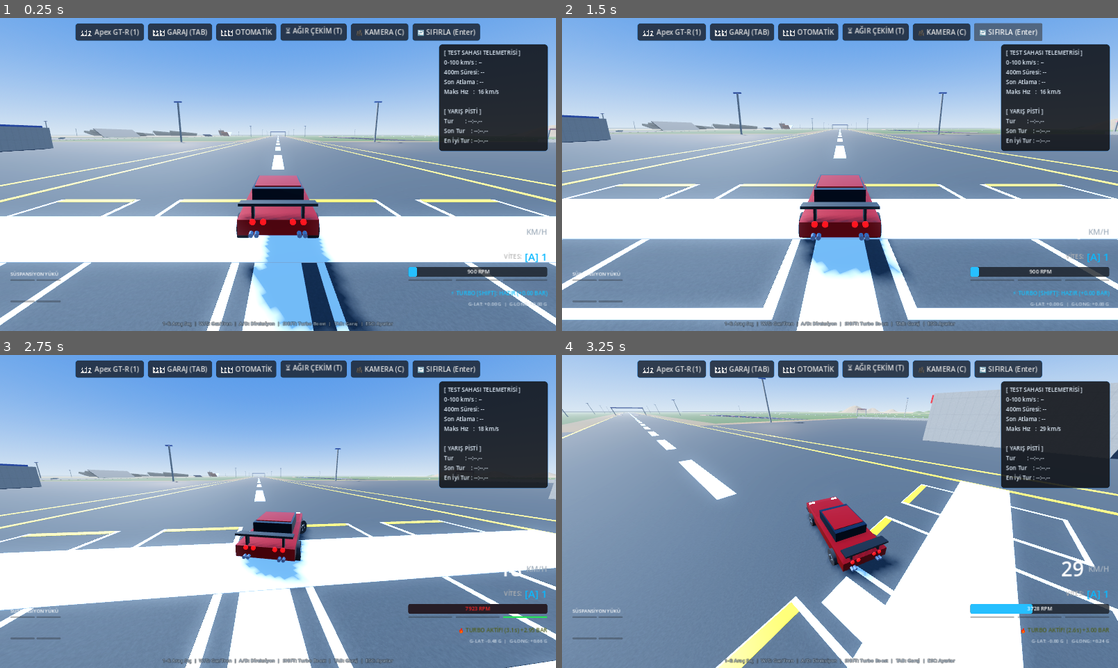
Above: before the commit, frames 1-4 (two rows, left to right).
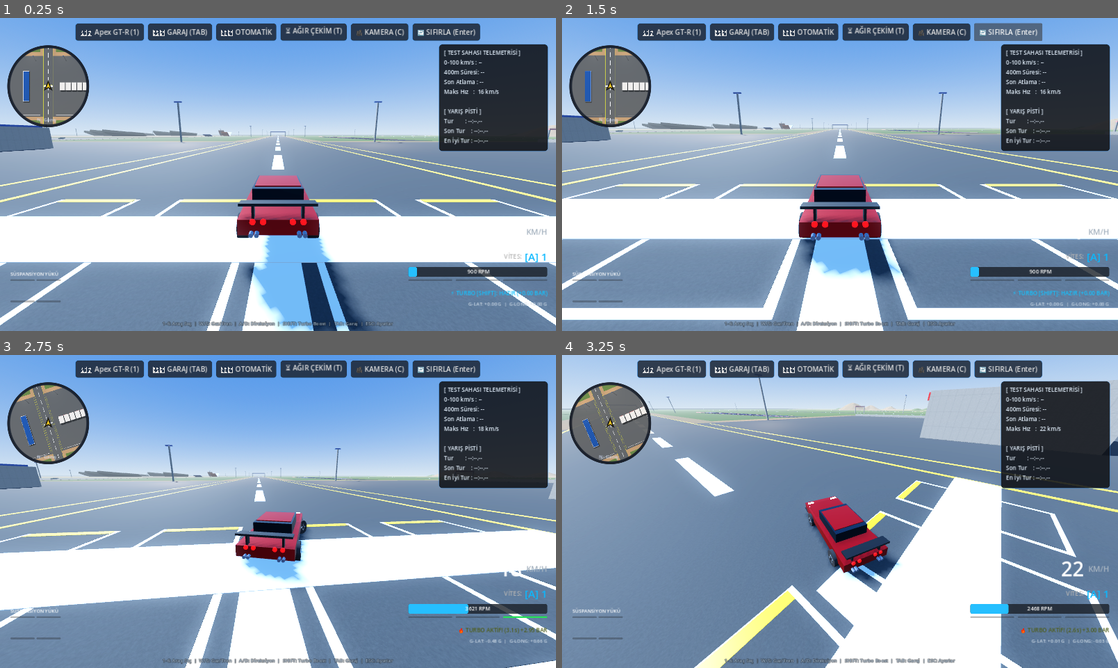
Above: after the commit, the same moments.

Repository: Pigasor/gearshift-proving-grounds
Game: Godot game, scene res://scenes/main.tscn
Two runs of this game, one before a commit and one after it. Both use one fixed random seed, a clock stepped at 60 frames per second and the inputs below.
Inputs (mouse positions are in pixels of both pictures, inside the frame that each line leads up to):
- Up to frame 1 (0.25 s): no input
- Up to frame 2 (1.5 s): click "🔄 SIFIRLA (Enter)" at 0.5 s; click "🔄 SIFIRLA (Enter)" at 1.25 s
- Up to frame 3 (2.75 s): tap Enter (reset_car) at 2 s; move the mouse to (400, 495) at 2.02 s; hold D (steer_right) from 2.03 s (still down); hold W (throttle) from 2.03 s (still down); click (400, 495) at 2.17 s; tap Shift (turbo) at 2.3 s
- Up to frame 4 (3.25 s): release D (steer_right) at 2.75 s; release W (throttle) at 2.75 s; drag from (728, 527) to (812, 574) at 2.77 s

The runs differ from the first frame. In frame 1, 3.2% of the frame differs, in the area x 1-26%, y 8-39%; in frame 2, 3.2%; in frame 3, 3.8%; in frame 4, 14%, in the area x 0-100%, y 7-100%.

Commit message:
Ceki kontrolu, gercekci otomatik vites, turbo sesi, minimap
- Kademeli TCS (varsayilan acik): patinaj yuzunden kesicide kalma bitti (GT-R %13 -> %2, Supra %27 -> %0)
- Otomatik kutu: hareket halindeyken kesicide vites atar; kismi gazda / gaz birakinca erken vites atar
- Turbo: islik ve blow-off sesi yumusak gecisli, blow-off basinca gore; gaz birakinca basinc bosaliyor
- Minimap (sol ust, N ile genis gorunum, tus atamasindan degistirilebilir)
- Stunt parktan duvar rampasi ve corkscrew rampa kaldirildi

Diff:
--- a/scripts/audio_synth.gd
+++ b/scripts/audio_synth.gd
@@ -15,6 +15,20 @@
 var _smoothed_rpm: float = 900.0
 var _smoothed_throttle: float = 0.0
 var _lp_state: float = 0.0
+# Turbo / blow-off: smoothed per sample so nothing switches on or off abruptly
+var _turbo_gain: float = 0.0
+var _turbo_gain_target: float = 0.0
+var _turbo_freq_s: float = 400.0
+var _turbo_freq_target: float = 400.0
+var _hiss_lp: float = 0.0
+var _bov_amp: float = 0.0
+var _bov_env: float = 0.0
+var _bov_attack: float = 0.0
+var _bov_cooldown: float = 0.0
+var _bov_lp1: float = 0.0
+var _bov_lp2: float = 0.0
+var _bov_t: float = 0.0
+var _burble_lp: float = 0.0
 
 @onready var audio_player: AudioStreamPlayer = $AudioStreamPlayer
 
@@ -42,11 +56,27 @@
 
 	_smoothed_throttle = lerpf(_smoothed_throttle, current_thr, delta * 15.0)
 
-	if _previous_throttle > 0.5 and current_thr < 0.15 and vehicle.turbo_boost_bar > 0.3:
-		_bov_timer = 0.32 # Realistic blow-off turbo flutter
+	# Blow-off valve: only when real boost pressure is dumped. Its loudness follows the pressure,
+	# so quick pumping of the pedal (no boost built up yet) stays quiet instead of hissing every time.
+	if _bov_cooldown > 0.0:
+		_bov_cooldown -= delta
+	if _previous_throttle > 0.5 and current_thr < 0.15:
 		_overrun_timer = 0.65 # Exhaust overrun crackles
+		if vehicle.turbo_boost_bar > 0.45 and _bov_cooldown <= 0.0:
+			_bov_amp = clampf((vehicle.turbo_boost_bar - 0.45) / 1.2, 0.15, 1.0)
+			_bov_attack = 1.0
+			_bov_t = 0.0
+			_bov_cooldown = 0.35
 
 	_previous_throttle = current_thr
+
+	# Turbo whistle targets (smoothed per sample in the buffer fill)
+	var is_nitro_now: bool = vehicle.get("turbo_boost_active") == true
+	var boost_ratio_now: float = 0.0
+	if vehicle.turbo_enabled or is_nitro_now:
+		boost_ratio_now = clampf((vehicle.turbo_boost_bar - 0.25) / 1.5, 0.0, 1.0)
+	_turbo_gain_target = boost_ratio_now * boost_ratio_now * (0.35 + 0.65 * _smoothed_throttle) * (2.0 if is_nitro_now else 1.0)
+	_turbo_freq_target = 380.0 + clampf(vehicle.turbo_boost_bar, 0.0, 2.5) * 240.0
 
 	if _bov_timer > 0.0:
 		_bov_timer -= delta
@@ -124,9 +154,6 @@
 	if lowpass_hz > 0.0:
 		lp_alpha = 1.0 - exp(-TAU * lowpass_hz / sample_rate)
 
-	# 2. Warm, Non-Fatiguing Turbo Spool Tone (Deeper frequency range)
-	var turbo_freq: float = 320.0 + (clampf(vehicle.turbo_boost_bar, 0.0, 2.5) * 260.0)
-
 	# 3. Tire Skid
 	var max_slip: float = 0.0
 	for i in range(4):
@@ -160,36 +187,49 @@
 			_lp_state += (engine_sample - _lp_state) * lp_alpha
 			engine_sample = _lp_state * 1.15
 
-		# Deceleration Overrun Burble (smooth transition when lifting off throttle)
+		# Deceleration Overrun Burble: low, muffled rumble (low-passed noise, not a bright hiss)
 		if _overrun_timer > 0.0 and _smoothed_throttle < 0.2:
-			var burble: float = (randf() * 2.0 - 1.0) * (_overrun_timer / 0.65) * 0.06
-			engine_sample += burble
+			_burble_lp += ((randf() * 2.0 - 1.0) - _burble_lp) * 0.06
+			engine_sample += _burble_lp * (_overrun_timer / 0.65) * 0.10
 
 		# Rev Limiter Cut (PRESERVED EXACTLY AS PRAISED BY USER!)
 		if vehicle.is_limiter_active:
 			engine_sample *= randf_range(0.0, 1.2) if _pop_timer > 0.02 else 0.0
 
 		# 2. Turbo Whistle (Gentle, realistic turbine spool - completely silent at low bar!)
+		# Gain and pitch glide smoothly (~60 ms), so lifting/pressing never clicks it on or off.
+		_turbo_gain += (_turbo_gain_target - _turbo_gain) * 0.0004
+		_turbo_freq_s += (_turbo_freq_target - _turbo_freq_s) * 0.0002
 		var turbo_sample: float = 0.0
 		var is_nitro: bool = vehicle.get("turbo_boost_active") == true
-		# Only audible under actual positive boost (> 0.35 bar) and active throttle load
-		if (vehicle.turbo_enabled or is_nitro) and vehicle.turbo_boost_bar > 0.35 and _smoothed_throttle > 0.15:
-			var turbo_phase_inc: float = (turbo_freq * 2.0 * PI) / sample_rate
-			_turbo_phase = fmod(_turbo_phase + turbo_phase_inc, 2.0 * PI)
-			# Quadratic volume curve: completely inaudible at low bar, subtle background spool at high boost
-			var boost_ratio: float = clampf((vehicle.turbo_boost_bar - 0.35) / 1.45, 0.0, 1.0)
-			var boost_gain: float = boost_ratio * boost_ratio * _smoothed_throttle
-			var whistle: float = sin(_turbo_phase) * (0.010 if is_nitro else 0.005) * boost_gain
-			var air_flow: float = (randf() * 2.0 - 1.0) * (0.006 if is_nitro else 0.0025) * boost_gain
-			turbo_sample = whistle + air_flow
-			if is_nitro:
-				engine_sample *= 1.15
-
-		# 3. Blow-off Valve Hiss / Flutter
+		_turbo_phase = fmod(_turbo_phase + _turbo_freq_s * TAU / sample_rate, TAU)
+		if _turbo_gain > 0.0005:
+			# Soft whine (fundamental + a quiet octave) plus a breathy intake rush
+			var whine: float = sin(_turbo_phase) + 0.25 * sin(_turbo_phase * 2.0)
+			_hiss_lp += ((randf() * 2.0 - 1.0) - _hiss_lp) * 0.25
+			turbo_sample = (whine * 0.006 + _hiss_lp * 0.004) * _turbo_gain
+		if is_nitro:
+			engine_sample *= 1.15
+
+		# 3. Blow-off valve: a short "pssh" of band-limited air (not raw white noise), quick attack,
+		# smooth decay, gentle flutter.
 		var bov_sample: float = 0.0
-		if _bov_timer > 0.0:
-			var flutter: float = sin(_bov_timer * 45.0) * 0.5 + 0.5
-			bov_sample = (randf() * 2.0 - 1.0) * (_bov_timer / 0.32) * flutter * 0.12
+		if _bov_amp > 0.001:
+			_bov_t += 1.0 / sample_rate
+			if _bov_attack > 0.0:
+				_bov_env = minf(_bov_env + 1.0 / (0.012 * sample_rate), 1.0)
+				if _bov_env >= 1.0:
+					_bov_attack = 0.0
+			else:
+				_bov_env *= 0.99985 # ~0.15 s decay
+			var noise: float = randf() * 2.0 - 1.0
+			_bov_lp1 += (noise - _bov_lp1) * 0.30 # ~2.3 kHz low-pass
+			_bov_lp2 += (noise - _bov_lp2) * 0.07 # ~500 Hz (removed: band-pass)
+			var flutter: float = 0.8 + 0.2 * sin(_bov_t * TAU * 22.0)
+			bov_sample = (_bov_lp1 - _bov_lp2) * _bov_env * flutter * _bov_amp * 0.09
+			if _bov_attack == 0.0 and _bov_env < 0.002:
+				_bov_amp = 0.0
+				_bov_env = 0.0
 
 		# 4. Tire Squeal
 		var skid_sample: float = 0.0
--- a/scripts/game_settings.gd
+++ b/scripts/game_settings.gd
@@ -26,6 +26,7 @@
 	["toggle_tuning", "Garaj Menüsü", [KEY_TAB]],
 	["repair", "Aracı Düzelt", [KEY_R]],
 	["reset_car", "Başlangıca Dön", [KEY_ENTER]],
+	["minimap", "Mini Harita Yakın / Geniş", [KEY_N]],
 ]
 
 var defaults: Dictionary = {
--- a/scripts/map_builder.gd
+++ b/scripts/map_builder.gd
@@ -598,12 +598,7 @@
 	_create_static_box(Vector3(s_x + 55, 7.2, 420), Vector3(20, 0.8, 42), mat_ramp_orange, Vector3(34, 0, 0))
 	_create_static_box(Vector3(s_x + 55, 0.04, 465), Vector3(26, 0.06, 48), mat_sand)
 	_create_static_box(Vector3(s_x + 55, 5.8, 510), Vector3(22, 0.8, 46), mat_metal_blue, Vector3(-22, 0, 0))
-
-	# Ramp 4: Giant Banked Wall-Ride (Z: -30)
-	_create_static_box(Vector3(s_x + 90, 5.5, -30), Vector3(18, 0.8, 75), mat_asphalt, Vector3(0, 0, 42))
-
-	# Ramp 5: Corkscrew Launch Ramp (Z: -460)
-	_create_static_box(Vector3(s_x, 4.5, -460), Vector3(16, 0.6, 35), mat_ramp_orange, Vector3(22, 12, 16))
+	# (The floating wall-ride slab and the odd-angled corkscrew ramp were removed.)
 
 # --- 8. OFF-ROAD & DESERT DUNES PARK (East-North Sector) ---
 func _build_offroad_dunes() -> void:
--- /dev/null
+++ b/scripts/minimap.gd
@@ -0,0 +1,121 @@
+extends Control
+# Round mini map in the top-left corner: a second, low-resolution orthographic camera looks down
+# on the car (heading-up, so "up" on the map is always where the car points).
+# The "minimap" action (default N) switches between the close view and a wide view of the area.
+
+var vehicle: Node3D
+
+const MAP_SIZE := [190.0, 340.0] # on-screen diameter (close, wide)
+const SPAN := [240.0, 1300.0] # metres shown across (close, wide)
+
+var _wide: bool = false
+var _vp: SubViewport
+var _cam: Camera3D
+var _tex: TextureRect
+var _overlay: Control
+var _span: float = 240.0
+
+const CIRCLE_SHADER := """
+shader_type canvas_item;
+void fragment() {
+	vec2 p = UV * 2.0 - 1.0;
+	float r = length(p);
+	vec4 c = texture(TEXTURE, UV);
+	c.rgb = mix(c.rgb, vec3(0.07, 0.09, 0.13), smoothstep(0.91, 0.94, r));
+	c.a = 0.92 * (1.0 - smoothstep(0.985, 1.0, r));
+	COLOR = c;
+}
+"""
+
+func _ready() -> void:
+	mouse_filter = Control.MOUSE_FILTER_IGNORE
+	set_anchors_preset(Control.PRESET_TOP_LEFT)
+	position = Vector2(16, 62)
+
+	_vp = SubViewport.new()
+	_vp.size = Vector2i(256, 256)
+	_vp.positional_shadow_atlas_size = 0
+	_vp.render_target_update_mode = SubViewport.UPDATE_ALWAYS
+	add_child(_vp)
+
+	_cam = Camera3D.new()
+	_cam.projection = Camera3D.PROJECTION_ORTHOGONAL
+	_cam.near = 1.0
+	_cam.far = 1500.0
+	var env := Environment.new()
+	env.background_mode = Environment.BG_COLOR
+	env.background_color = Color(0.16, 0.22, 0.16)
+	env.ambient_light_source = Environment.AMBIENT_SOURCE_COLOR
+	env.ambient_light_color = Color(1, 1, 1)
+	env.ambient_light_energy = 0.7
+	_cam.environment = env
+	_vp.add_child(_cam)
+
+	_tex = TextureRect.new()
+	_tex.texture = _vp.get_texture()
+	_tex.expand_mode = TextureRect.EXPAND_IGNORE_SIZE
+	_tex.stretch_mode = TextureRect.STRETCH_SCALE
+	_tex.mouse_filter = Control.MOUSE_FILTER_IGNORE
+	var mat := ShaderMaterial.new()
+	var sh := Shader.new()
+	sh.code = CIRCLE_SHADER
+	mat.shader = sh
+	_tex.material = mat
+	add_child(_tex)
+
+	# Car arrow + labels drawn on top of the map image
+	_overlay = Control.new()
+	_overlay.mouse_filter = Control.MOUSE_FILTER_IGNORE
+	_overlay.draw.connect(_draw_overlay)
+	add_child(_overlay)
+	_apply_size()
+
+func _apply_size() -> void:
+	var d: float = MAP_SIZE[1 if _wide else 0]
+	size = Vector2(d, d)
+	_tex.position = Vector2.ZERO
+	_tex.size = size
+	_overlay.position = Vector2.ZERO
+	_overlay.size = size
+	_vp.size = Vector2i(384, 384) if _wide else Vector2i(256, 256)
+	_overlay.queue_redraw()
+
+func _process(delta: float) -> void:
+	if vehicle == null:
+		return
+	if Input.is_action_just_pressed("minimap"):
+		_wide = not _wide
+		_apply_size()
+
+	# Close view zooms out a little with speed so you can see what's coming
+	var speed_kmh: float = float(vehicle.get("current_speed_kmh"))
+	var target_span: float = SPAN[1] if _wide else SPAN[0] + clampf(speed_kmh, 0.0, 300.0) * 0.6
+	_span = lerpf(_span, target_span, clampf(delta * 4.0, 0.0, 1.0))
+	_cam.size = _span
+
+	# Heading-up camera straight above the car
+	var fwd: Vector3 = vehicle.global_transform.basis.z
+	fwd.y = 0.0
+	if fwd.length() < 0.01:
+		fwd = Vector3.FORWARD
+	fwd = fwd.normalized()
+	var cam_y: Vector3 = fwd # top of the map = where the car points
+	var cam_z: Vector3 = Vector3.UP # camera looks down (-Z)
+	var cam_x: Vector3 = cam_y.cross(cam_z)
+	_cam.global_transform = Transform3D(Basis(cam_x, cam_y, cam_z), vehicle.global_position + Vector3.UP * 600.0)
+
+func _draw_overlay() -> void:
+	var c: Vector2 = size * 0.5
+	var s: float = 7.0 if not _wide else 8.0
+	var pts := PackedVector2Array([c + Vector2(0, -s * 1.5), c + Vector2(s, s), c + Vector2(0, s * 0.45), c + Vector2(-s, s)])
+	_overlay.draw_colored_polygon(pts, Color(1.0, 0.82, 0.15))
+	pts.append(pts[0])
+	_overlay.draw_polyline(pts, Color(0, 0, 0, 0.8), 1.5, true)
+	var font: Font = get_theme_default_font()
+	var key: String = "N"
+	var gs: Node = get_node_or_null("/root/GameSettings")
+	if gs:
+		var keys: Array = gs.bindings.get("minimap", [])
+		key = OS.get_keycode_string(keys[0]) if keys.size() > 0 else "-"
+	var label: String = key + (": Geniş" if not _wide else ": Yakın")
+	_overlay.draw_string(font, Vector2(c.x - 26, size.y - 14), label, HORIZONTAL_ALIGNMENT_LEFT, -1, 11, Color(0.85, 0.9, 1.0, 0.85))
--- a/scripts/ui_manager.gd
+++ b/scripts/ui_manager.gd
@@ -80,6 +80,13 @@
 	get_parent().add_child.call_deferred(menu)
 	GameSettings.apply_scene_start.call_deferred()
 
+	# Mini map (top-left); N switches close / wide view
+	var minimap := Control.new()
+	minimap.set_script(load("res://scripts/minimap.gd"))
+	minimap.name = "Minimap"
+	minimap.set("vehicle", vehicle)
+	$HUD.add_child(minimap)
+
 func _unhandled_input(event: InputEvent) -> void:
 	# Garage menu (rebindable, default TAB). ESC / gamepad Start open the pause & settings menu.
 	if event.is_action_pressed("toggle_tuning", false, true):
--- a/scripts/vehicle_controller.gd
+++ b/scripts/vehicle_controller.gd
@@ -87,7 +87,9 @@
 # --- ASSISTS ---
 @export_group("Assists")
 @export var abs_enabled: bool = true
-@export var tcs_enabled: bool = false
+@export var tcs_enabled: bool = true
+var tcs_active: bool = false # TCS is cutting power right now (for the HUD)
+var _tcs_cut: Array[float] = [0.0, 0.0, 0.0, 0.0]
 @export var esp_enabled: bool = false
 
 # --- TELEMETRY ---
@@ -1319,8 +1321,16 @@
 
 	if current_gear < top_gear:
 		var next_rpm: float = _ground_rpm(current_gear + 1)
-		var near_limit: bool = g_rpm > limiter_rpm - 300.0 or (current_rpm > limiter_rpm - 150.0 and g_rpm > limiter_rpm * 0.82)
-		if near_limit and next_rpm > idle_rpm * 1.6:
+		# A real gearbox reads its output shaft (the driven wheels), so with wheelspin at speed it
+		# still shifts at the limiter instead of bouncing off it. Pulling away slowly (e.g. on a hill)
+		# only the car's speed counts, so spinning wheels there never cause an early upshift.
+		var moving: bool = absf(linear_velocity.dot(global_transform.basis.z)) > 7.0
+		var near_limit: bool = g_rpm > limiter_rpm - 300.0 or (current_rpm > limiter_rpm - 200.0 and (g_rpm > limiter_rpm * 0.82 or moving))
+		# Shift point follows the pedal like a real automatic: gentle throttle or cruising shifts
+		# early (low revs), only a floored pedal holds the gear up to the limiter.
+		var shift_rpm: float = lerpf(limiter_rpm * 0.42, limiter_rpm - 300.0, clampf(_throttle_input / 0.9, 0.0, 1.0))
+		var early: bool = _throttle_input < 0.85 and _brake_input < 0.1 and g_rpm > shift_rpm and next_rpm > limiter_rpm * 0.34
+		if (near_limit or early) and next_rpm > idle_rpm * 1.6:
 			shift_up()
 			_auto_shift_cooldown = 0.5
 			return
@@ -1437,6 +1447,8 @@
 		if turbo_boost_active:
 			target_boost = turbo_max_boost_bar + 1.6 # Massive overboost!
 		var spool_spd: float = turbo_spool_rate * (3.5 if turbo_boost_active else 1.0)
+		if target_boost < turbo_boost_bar and _throttle_input < 0.15:
+			spool_spd *= 5.0 # lifting off: the blow-off valve dumps the pressure at once
 		turbo_boost_bar = lerpf(turbo_boost_bar, target_boost, delta * spool_spd)
 	else:
 		if turbo_boost_active:
@@ -1540,10 +1552,21 @@
 		drive_torques[i] = total_drive_torque * split[i]
 		engine_drag[i] = engine_drag_total * split[i]
 
-	if tcs_enabled and _throttle_input > 0.1:
-		for i in range(4):
-			if absf(wheel_slip_lateral[i]) > 0.4 or _wheel_spin_speed(i) > 2.0:
-				drive_torques[i] *= 0.35
+	# Traction control, like a real ECU: lets the driven tyre slip a little (that's where the grip
+	# peaks) and smoothly trims engine torque on a wheel that spins beyond that, then gives it back.
+	# (The old on/off 35% cut chattered; with TCS off the powerful cars spun up in every gear.)
+	var speed_for_tcs: float = linear_velocity.length()
+	for i in range(4):
+		var want_cut: float = 0.0
+		if tcs_enabled and _throttle_input > 0.1 and _is_driven(i) and wheel_is_grounded[i]:
+			var allowed_spin: float = 1.2 + 0.06 * speed_for_tcs
+			want_cut = clampf((_wheel_spin_speed(i) - allowed_spin) / 3.0, 0.0, 0.9)
+			if absf(wheel_slip_lateral[i]) > 0.45 and speed_for_tcs > 8.0:
+				want_cut = maxf(want_cut, 0.4) # power oversteer: ease off
+		var rate: float = 10.0 if want_cut > _tcs_cut[i] else 4.0
+		_tcs_cut[i] = move_toward(_tcs_cut[i], want_cut, rate * delta)
+		drive_torques[i] *= 1.0 - _tcs_cut[i]
+	tcs_active = _tcs_cut.max() > 0.05
 
 	# Each wheel's rotational inertia: tyre+rim, plus the engine/gearbox spinning with it in gear.
 	var n_driven: int = 0
